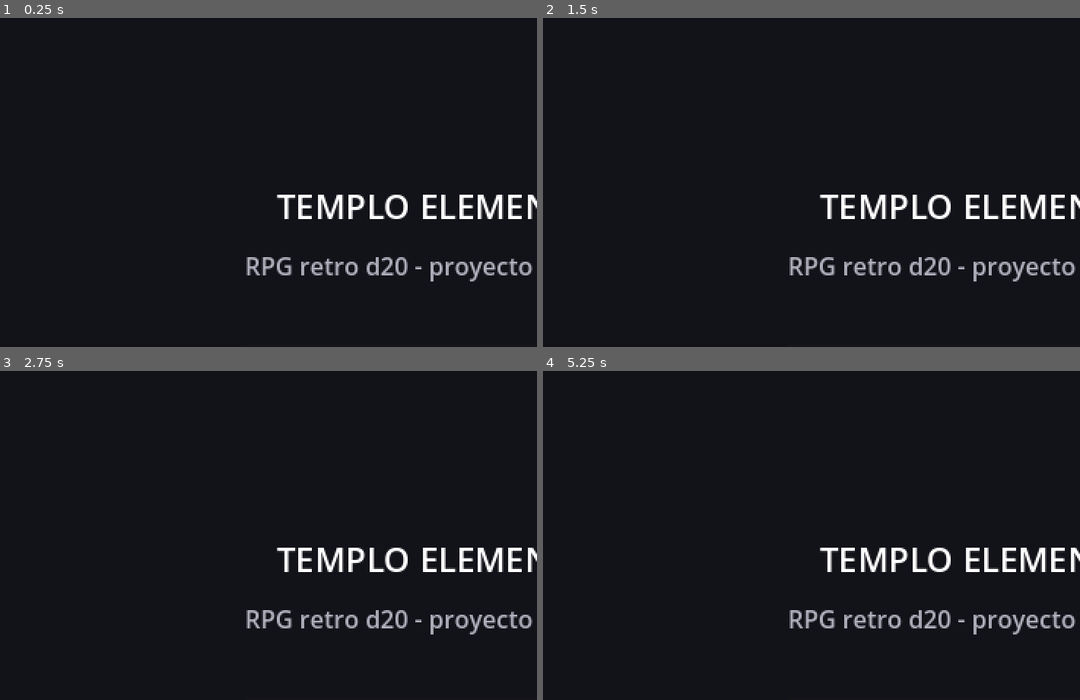
Above: before the commit, frames 1-4 (two rows, left to right).
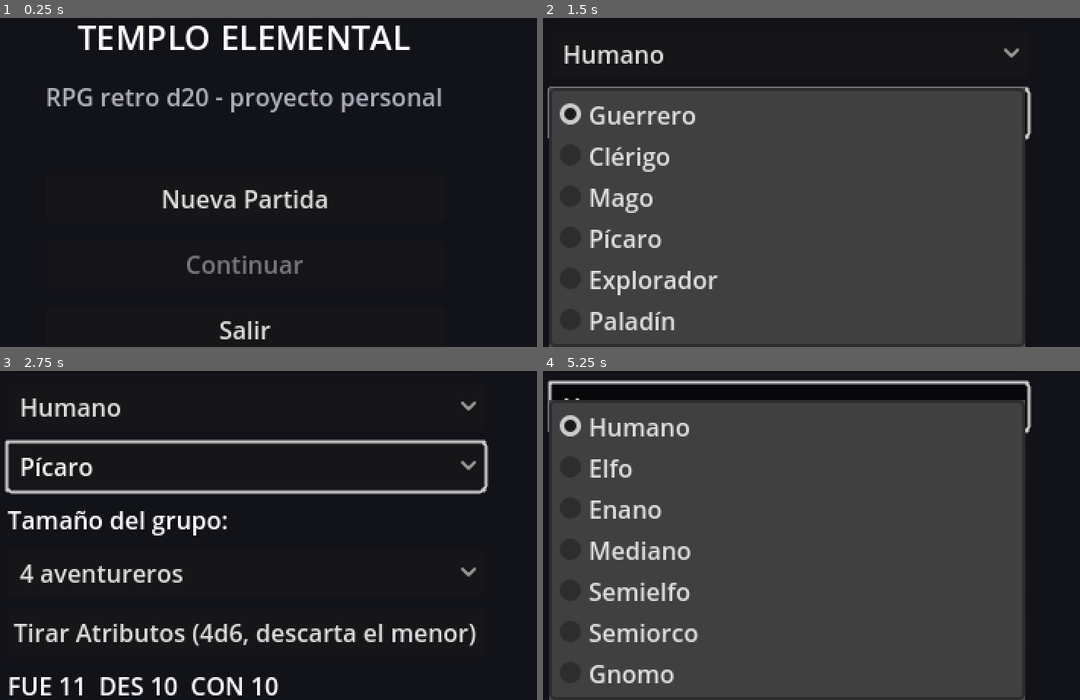
Above: after the commit, the same moments.

Repository: Aiacon/Cloude-prueba
Game: Godot game, scene res://scenes/MainMenu.tscn
Two runs of this game, one before a commit and one after it. Both use one fixed random seed, a clock stepped at 60 frames per second and the inputs below.
Inputs (mouse positions are in pixels of both pictures, inside the frame that each line leads up to):
- Up to frame 1 (0.25 s): no input
- Up to frame 2 (1.5 s): click (790, 198) at 0.5 s, where only the run after the commit has a clickable "Nueva Partida"; click (790, 113) at 1.25 s, where only the run after the commit has a clickable "Guerrero"
- Up to frame 3 (2.75 s): click (247, 571) at 2 s, where only the run after the commit has a clickable "4 aventureros"
- Up to frame 4 (5.25 s): click (790, 466) at 2.75 s, where only the run after the commit has a clickable "Pícaro"; click (790, 630) at 3.5 s, where only the run after the commit has a clickable "Tirar Atributos (4d6, descart…"; click (790, 466) at 4.25 s, where only the run after the commit has a clickable "Explorador"; click (790, 407) at 5 s, where only the run after the commit has a clickable "Humano"

The runs differ from the first frame. In frame 1, 8.3% of the frame differs, in the area x 8-100%, y 2-98%; in frame 2, 71%; in frame 3, 12%; in frame 4, 82%, in the area x 0-100%, y 2-100%.

Commit message:
Corrige el centrado del menú y la creación de personaje en pantallas anchas
Control.set_anchors_preset(PRESET_CENTER) llamado por código no fija
grow_horizontal/grow_vertical (a diferencia del botón "Centrar" del
editor, que sí lo hace), así que el contenedor crecía solo hacia la
derecha/abajo desde el punto de anclaje en vez de expandirse simétrico.
Con una ventana angosta (384px) casi no se notaba, pero en la build Web
corriendo a mayor resolución el menú aparecía cortado contra el borde
derecho.

Detectado probando la build Web real con Playwright/Chromium
(renderizado WebGL real, no solo carga sin errores) — confirmado antes
y después del fix con capturas.

Co-Authored-By: Claude Sonnet 5 <noreply@anthropic.com>
Claude-Session: https://claude.ai/code/session_01NCQpcuWGPikw512TMswJ8h

Diff:
--- a/scripts/scenes/CharacterCreation.gd
+++ b/scripts/scenes/CharacterCreation.gd
@@ -29,6 +29,8 @@
 
 	var layout := VBoxContainer.new()
 	layout.set_anchors_preset(Control.PRESET_CENTER)
+	layout.grow_horizontal = Control.GROW_DIRECTION_BOTH
+	layout.grow_vertical = Control.GROW_DIRECTION_BOTH
 	layout.custom_minimum_size = Vector2(260, 0)
 	layout.add_theme_constant_override("separation", 8)
 	add_child(layout)
--- a/scripts/scenes/MainMenu.gd
+++ b/scripts/scenes/MainMenu.gd
@@ -9,6 +9,8 @@
 
 	var layout := VBoxContainer.new()
 	layout.set_anchors_preset(Control.PRESET_CENTER)
+	layout.grow_horizontal = Control.GROW_DIRECTION_BOTH
+	layout.grow_vertical = Control.GROW_DIRECTION_BOTH
 	layout.custom_minimum_size = Vector2(220, 0)
 	layout.add_theme_constant_override("separation", 12)
 	add_child(layout)
